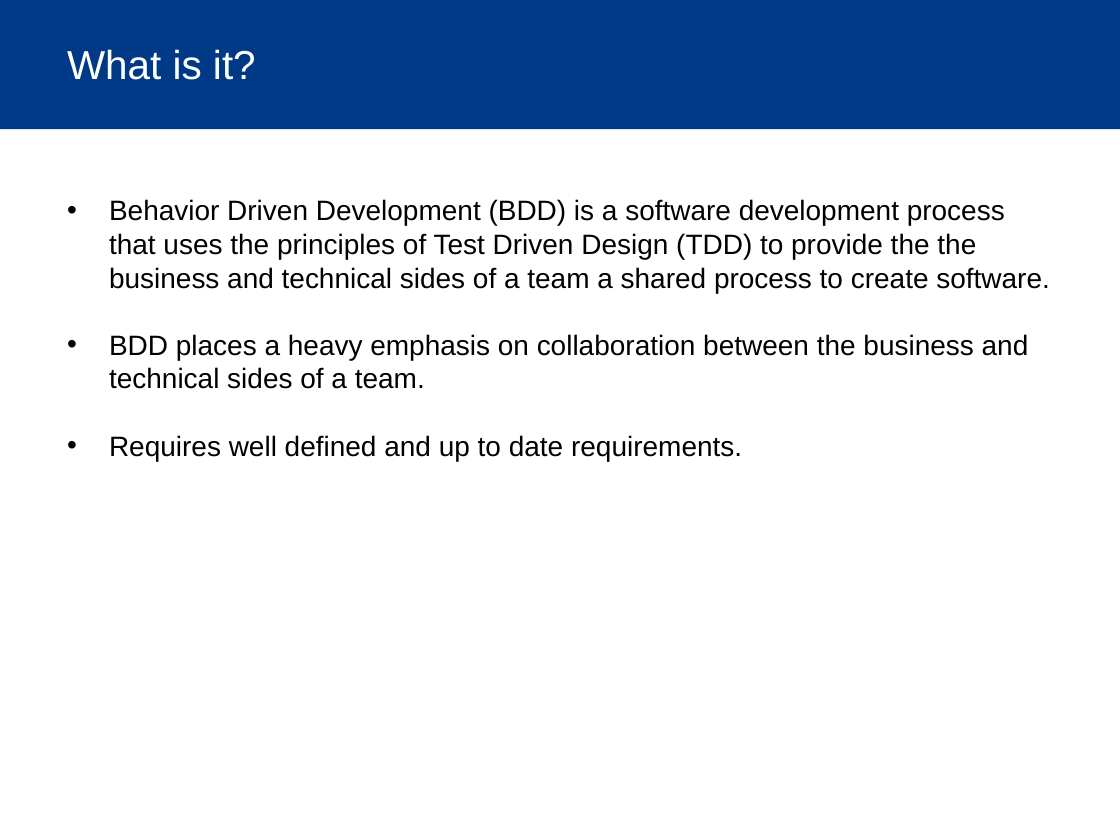
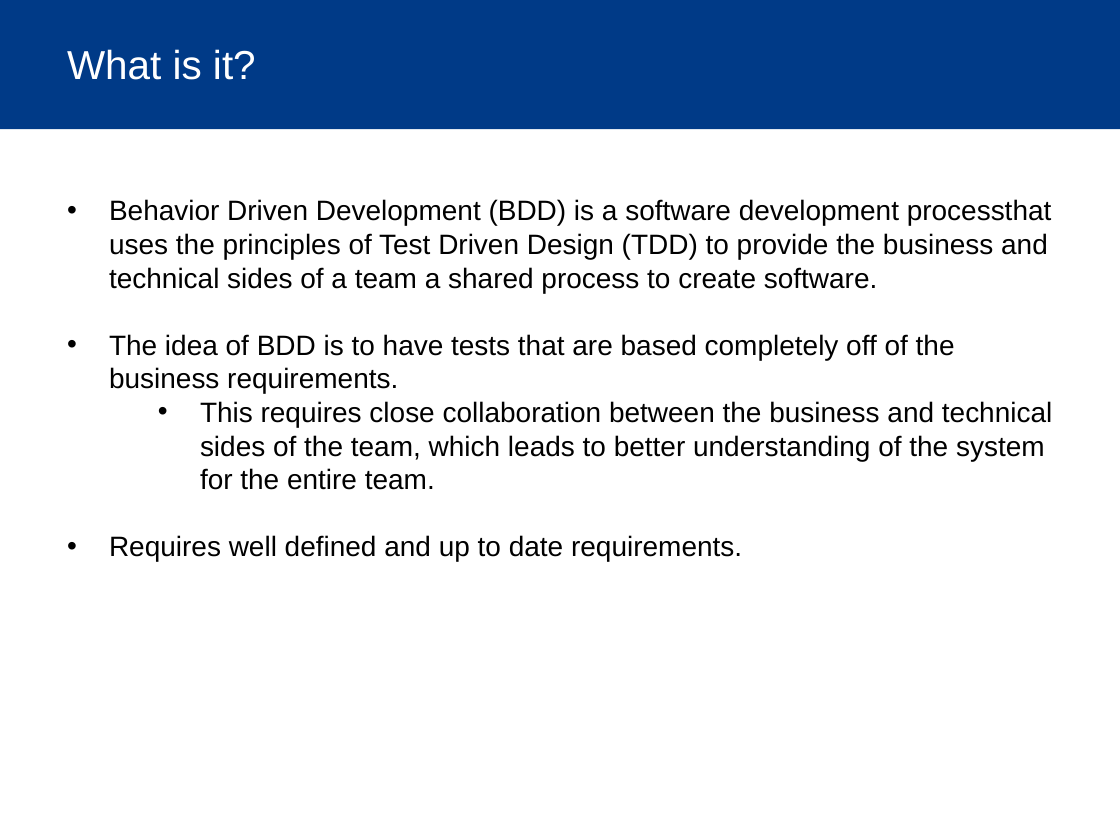
Before and after one commit to bmanley91/BDD-talk, a slide deck: slide 3 of BDD.pptx. Drawn at 1120x840 pixels with LibreOffice and Linux fonts; fonts in the diff are those of the drawing; background and template pictures are left out. Boxes give left, top, right and bottom in pixels: in the first picture for what was removed or moved away, otherwise in the second. Text is boxed around its words. In the diff, an @@ line names an element or a change of style, - is before the commit and + after.

Commit message:
Updated presentation based on VK's feedback.

```diff
--- a/BDD.pptx
+++ b/BDD.pptx
@@ text at [109, 199, 1052, 490]: text changed @@
-• Behavior Driven Development (BDD) is a software development process that uses the principles of Test Driven Design (TDD) to provide the the business and technical sides of a team a shared process to create software.
-• BDD places a heavy emphasis on collaboration between the business and technical sides of a team.
+• Behavior Driven Development (BDD) is a software development processthat uses the principles of Test Driven Design (TDD) to provide the business and technical sides of a team a shared process to create software.
+• The idea of BDD is to have tests that are based completely off of the business requirements.
+  • This requires close collaboration between the business and technical sides of the team, which leads to better understanding of the system for the entire team.
```
Also in this commit, not shown: 2 other slides changed, 1 slide added.
